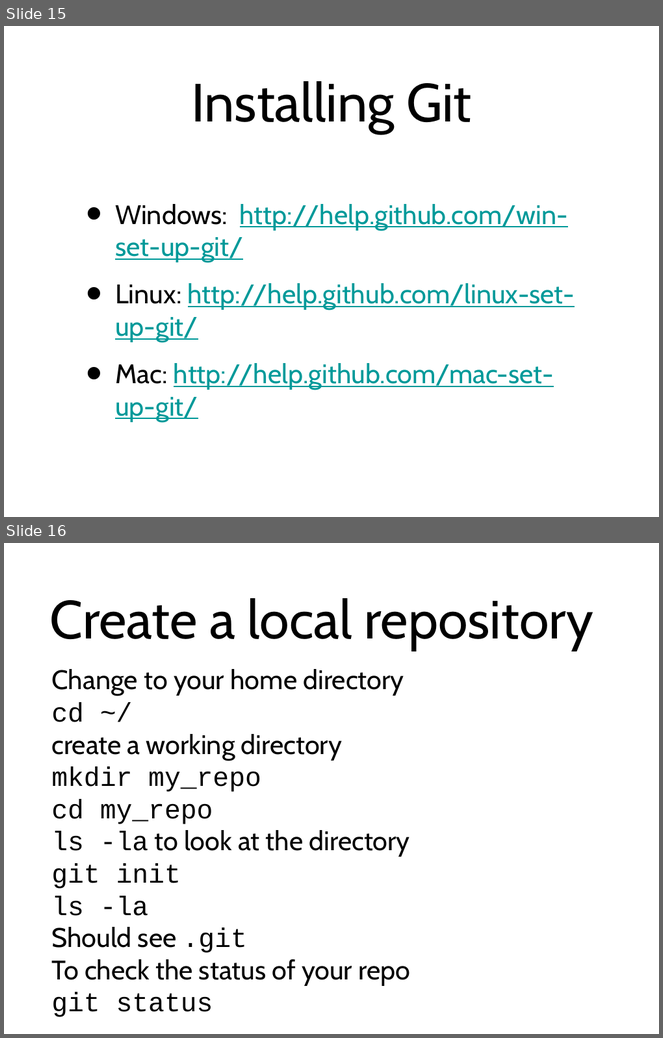
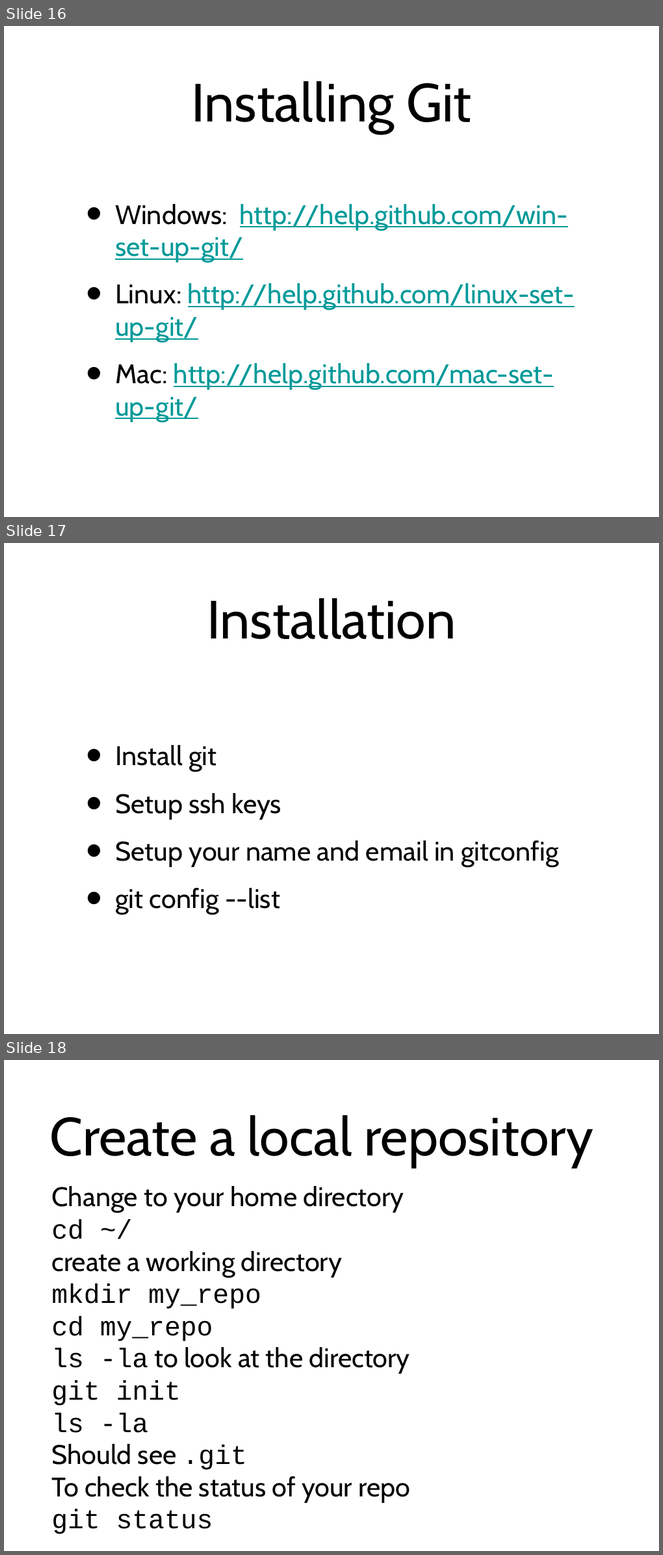
Before and after one commit to kmoir/Git-tutorial, a slide deck: GitParty.odp. Shown one above the other, each under a label of ours: slides 15 and 16 before the commit, slides 16, 17 and 18 after it. The pictures are 663x1038 and 663x1555 pixels, drawn with LibreOffice and Linux fonts; fonts in the diff are those of the drawing. Boxes give left, top, right and bottom in pixels: in the first picture for what was removed or moved away, otherwise in the second. Text is boxed around its words. In the diff, an @@ line names an element or a change of style, - is before the commit and + after.

```diff
--- a/GitParty.odp
+++ b/GitParty.odp
@@ slide 17 added at [4, 543, 659, 1034], background #FFFFFF @@
@@ title added at [207, 598, 456, 639], 84 pt, text #000000 @@
+Installation
@@ text added at [115, 745, 558, 915], 42 pt, text #000000 @@
+• Install git
+• Setup ssh keys
+• Setup your name and email in gitconfig
+• git config --list
@@ what was slide 15 is now slide 16 @@
@@ what was slide 16 is now slide 18 @@
```
Also in this commit, not shown: 5 slides changed, 4 other slides added, 3 other files.
